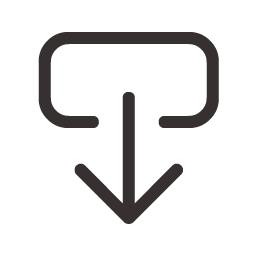
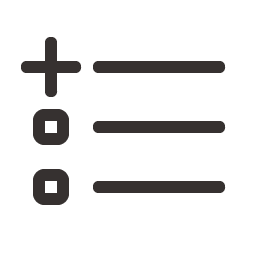
Two versions of the same layered image (256 x 256). Layer-by-layer changes:
hid "n" over [38, 32, 219, 224]
added group "list_new" with 1 layers above "list" over [21, 37, 226, 205]
added layer "p" in group "list_new" over [21, 37, 226, 205]
